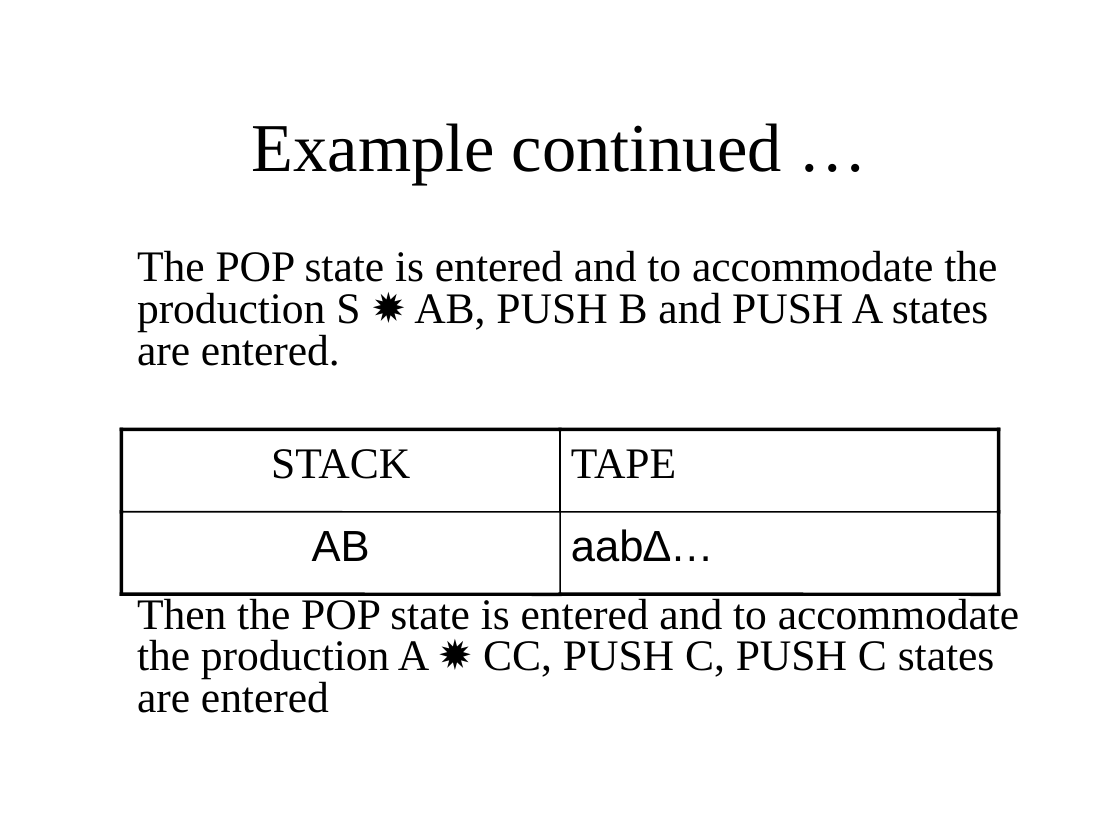
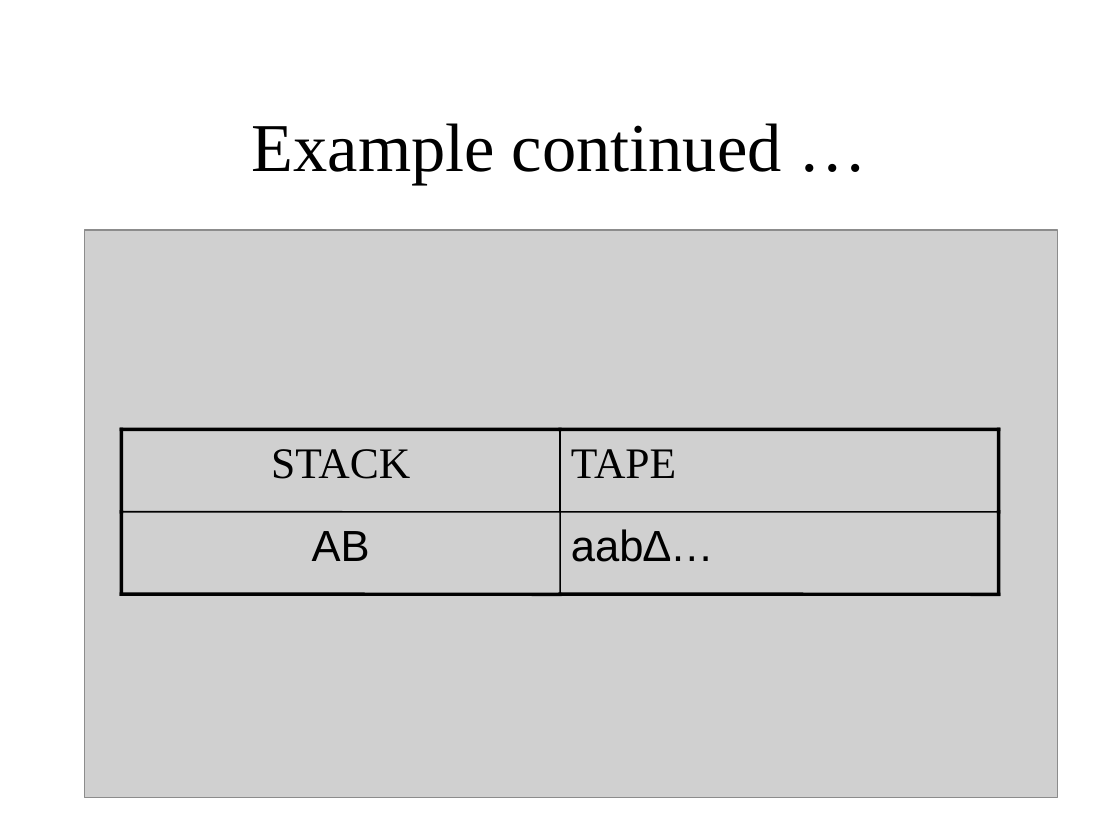
Before and after one commit to bamboat3/toa, a slide deck: slide 9 of Lesson 39.ppt. Drawn at 1120x840 pixels with LibreOffice and Linux fonts; fonts in the diff are those of the drawing; grey boxes stand for pictures. Boxes give left, top, right and bottom in pixels: in the first picture for what was removed or moved away, otherwise in the second. Text is boxed around its words. In the diff, an @@ line names an element or a change of style, - is before the commit and + after.

```diff
--- a/Lesson 39.ppt
+++ b/Lesson 39.ppt
@@ picture added at (84,230,1057,797) @@
@@ text removed at (137,250,1019,713) @@
-The POP state is entered and to accommodate the production S ✹ AB, PUSH B and PUSH A states are entered.
-Then the POP state is entered and to accommodate the production A ✹ CC, PUSH C, PUSH C states are entered
```
Also in this commit, not shown: 6 other slides changed, 7 slides added, 7 slides removed, 3 other files.
